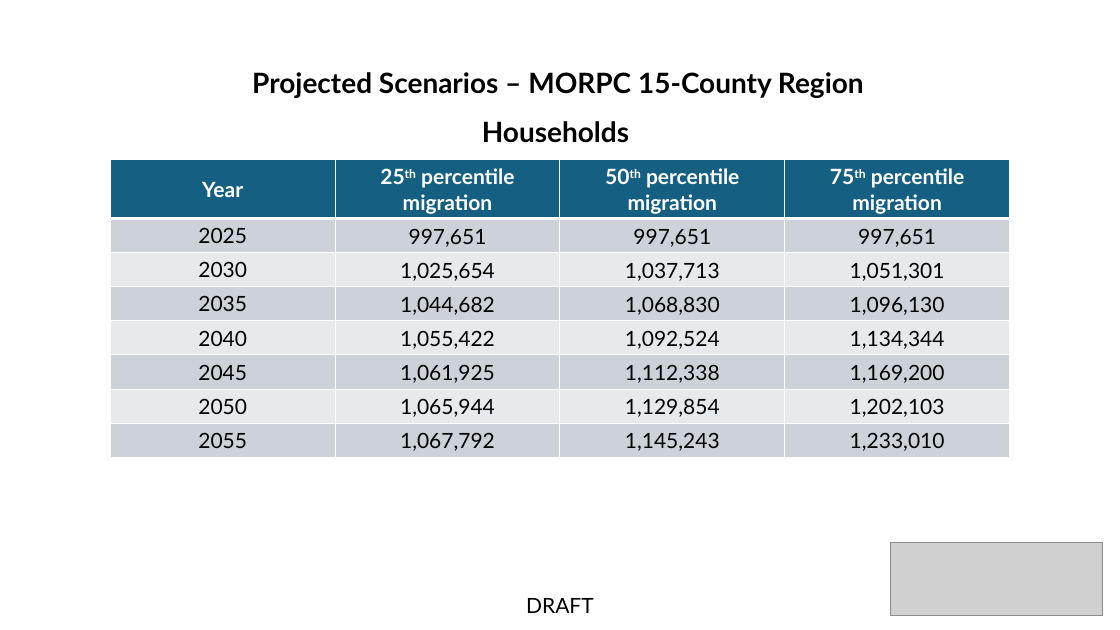
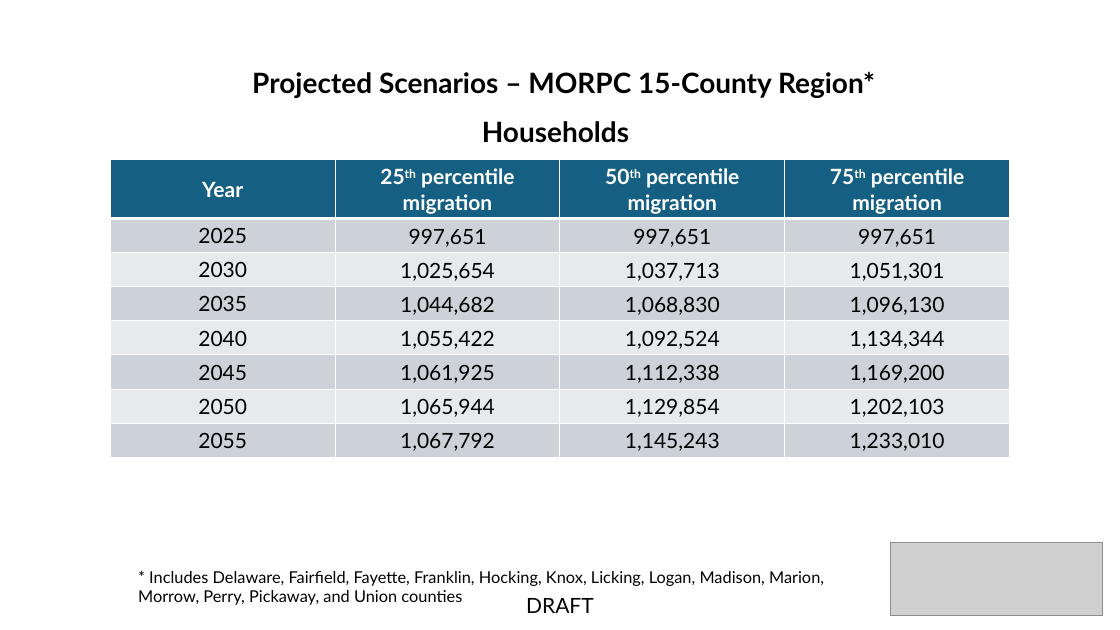
Before and after one commit to morpc/morpc-county-controls, a slide deck: slide 68 of deliverables/MORPC County Projections.pptx. Drawn at 1120x630 pixels with LibreOffice and Linux fonts; fonts in the diff are those of the drawing; grey boxes stand for pictures. Boxes give left, top, right and bottom in pixels: in the first picture for what was removed or moved away, otherwise in the second. Text is boxed around its words. In the diff, an @@ line names an element or a change of style, - is before the commit and + after.

Commit message:
Define county-based regions in slides.  Add comma separators to y-axis labels on charts.

```diff
--- a/deliverables/MORPC County Projections.pptx
+++ b/deliverables/MORPC County Projections.pptx
@@ text at [252,71,875,98]: text changed @@
-Projected Scenarios – MORPC 15-County Region
+Projected Scenarios – MORPC 15-County Region*
@@ text added at [138,571,824,605], 14 pt, text #000000 @@
+* Includes Delaware, Fairfield, Fayette, Franklin, Hocking, Knox, Licking, Logan, Madison, Marion, Morrow, Perry, Pickaway, and Union counties
```
Also in this commit, not shown: 43 other slides changed, 1 other file.
